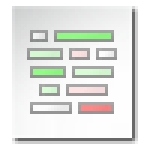
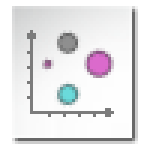
Layers edited between the first and the second 144x144 image:
added group "Force Graph" with 2 layers above "Word Cloud" over [27, 30, 111, 117]
renamed "Layer 12" to "Word Cloud", hid it over [27, 30, 117, 114]
added layer "Bubble Chart" above "Scatter Plot" over [27, 30, 117, 117]
